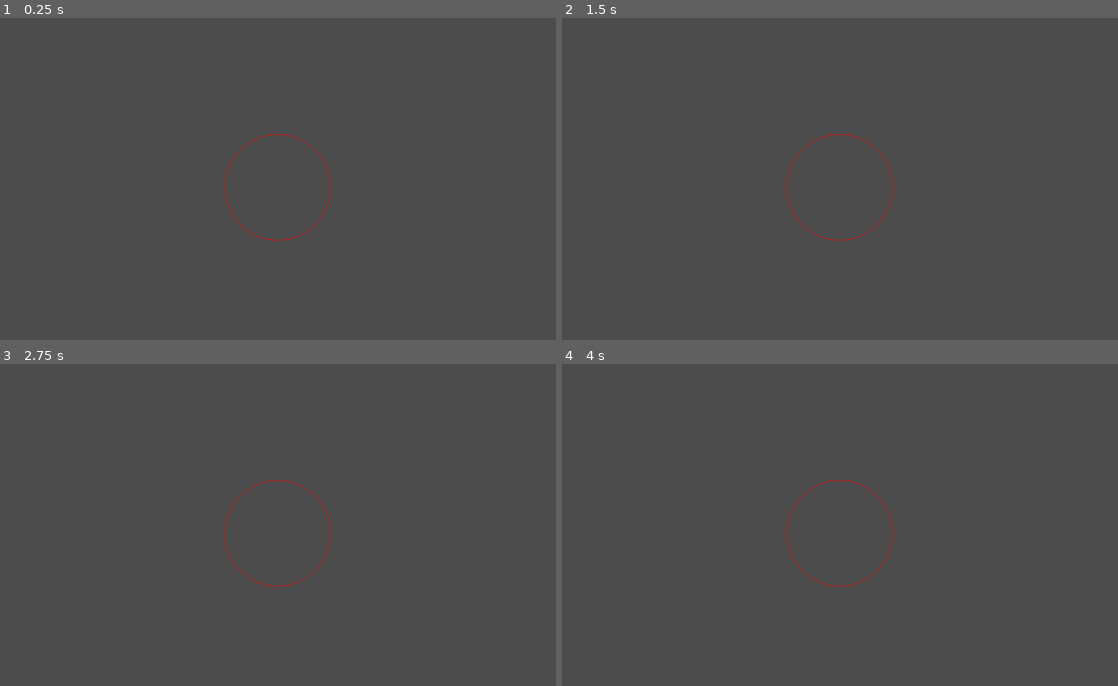
Above: before the commit, frames 1-4 (two rows, left to right).
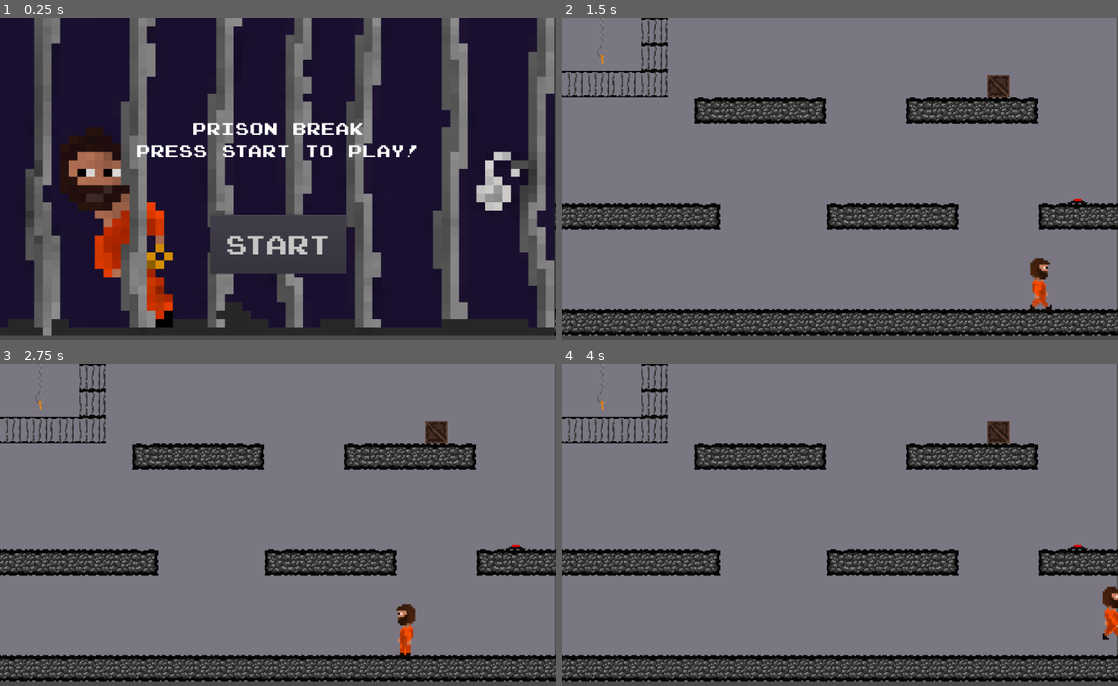
Above: after the commit, the same moments.

Repository: SanPug1/Prison-Break-Game
Game: Godot game, scene res://Everything.tscn
Two runs of this game, one before a commit and one after it. Both use one fixed random seed, a clock stepped at 60 frames per second and the inputs below. Before the commit the project starts from res://Testing/Draw circle arc test.tscn. Sound files missing from this copy of the repository are replaced by a short silence.
Inputs (mouse positions are in pixels of both pictures, inside the frame that each line leads up to):
- Up to frame 1 (0.25 s): no input
- Up to frame 2 (1.5 s): click (840, 243) at 0.5 s, where only the run after the commit has a clickable "Start"; tap Enter at 1.25 s; move the mouse to (962, 169) at 1.27 s; hold Right (player_right) from 1.28 s (still down); click (962, 169) at 1.35 s
- Up to frame 3 (2.75 s): tap Z (player_jump) at 1.52, 2.27 s; move the mouse to (166, 550) at 2.02 s; release Right (player_right) at 2.03 s; hold Left (player_left) from 2.03 s (still down); click (166, 550) at 2.1 s
- Up to frame 4 (4 s): move the mouse to (895, 457) at 2.77 s; release Left (player_left) at 2.78 s; hold Right (player_right) from 2.78 s (still down); click (895, 457) at 2.85 s; move the mouse to (812, 602) at 3.52 s; click (812, 602) at 3.6 s; tap Z (player_jump) at 3.77 s

The runs differ from the first frame. In frame 1, 82% of the frame differs, in the area x 0-100%, y 0-99%; in frame 2, 92%; in frame 3, 92%; in frame 4, 92%.

Commit message:
box changes

Diff:
--- /dev/null
+++ b/Levels/inbox.gd
@@ -0,0 +1,28 @@
+extends Area2D
+
+export var speed = 0.5
+var screen_size = get_viewport_rect().size
+var inbox = false
+
+func _ready() -> void:
+	pass # Replace with function body.
+
+func _process(delta: float) -> void:
+	var velocity = Vector2.ZERO
+
+	if inbox == true:
+		if Input.is_action_pressed("player_left"):
+			velocity.x -= 1
+		if Input.is_action_pressed("player_right"):
+			velocity.x += 1
+
+		position += velocity * speed * delta
+		position.x = clamp(position.x,0,screen_size.x)
+		position.y = clamp(position.y,0,screen_size.y)
+
+
+func _on_inbox_body_entered(body: Node) -> void:
+	inbox = true
+
+func _on_inbox_body_exited(body: Node) -> void:
+	inbox = false
--- /dev/null
+++ b/box.gd
@@ -0,0 +1,23 @@
+extends KinematicBody2D
+#
+#export var speed = 0.5
+#var screen_size = get_viewport_rect().size
+#var inbox = false
+#
+#func _process(delta: float) -> void:
+#	var velocity = Vector2.ZERO
+#
+#	if collision == true:
+#		inbox = true
+#	else:
+#		inbox = false
+#
+#	if inbox == true:
+#		if Input.is_action_pressed("player_left"):
+#			velocity.x -= 1
+#		if Input.is_action_pressed("player_right"):
+#			velocity.x += 1
+#
+#		position += velocity * speed * delta
+#		position.x = clamp(position.x,0,screen_size.x)
+#		position.y = clamp(position.y,0,screen_size.y)
--- /dev/null
+++ b/box.tscn
@@ -0,0 +1,19 @@
+[gd_scene load_steps=4 format=2]
+
+[ext_resource path="res://Art/box.png" type="Texture" id=1]
+[ext_resource path="res://box.gd" type="Script" id=2]
+
+[sub_resource type="RectangleShape2D" id=1]
+extents = Vector2( 21, 20.5 )
+
+[node name="box" type="KinematicBody2D"]
+script = ExtResource( 2 )
+
+[node name="Sprite" type="Sprite" parent="."]
+texture = ExtResource( 1 )
+
+[node name="CollisionShape2D" type="CollisionShape2D" parent="."]
+position = Vector2( -1, 3.5 )
+shape = SubResource( 1 )
+
+[connection signal="input_event" from="." to="." method="_on_box_input_event"]
--- a/project.godot
+++ b/project.godot
@@ -11,7 +11,7 @@
 [application]
 
 config/name="Final Project"
-run/main_scene="res://Testing/Draw circle arc test.tscn"
+run/main_scene="res://Everything.tscn"
 config/icon="res://icon.png"
 
 [display]
